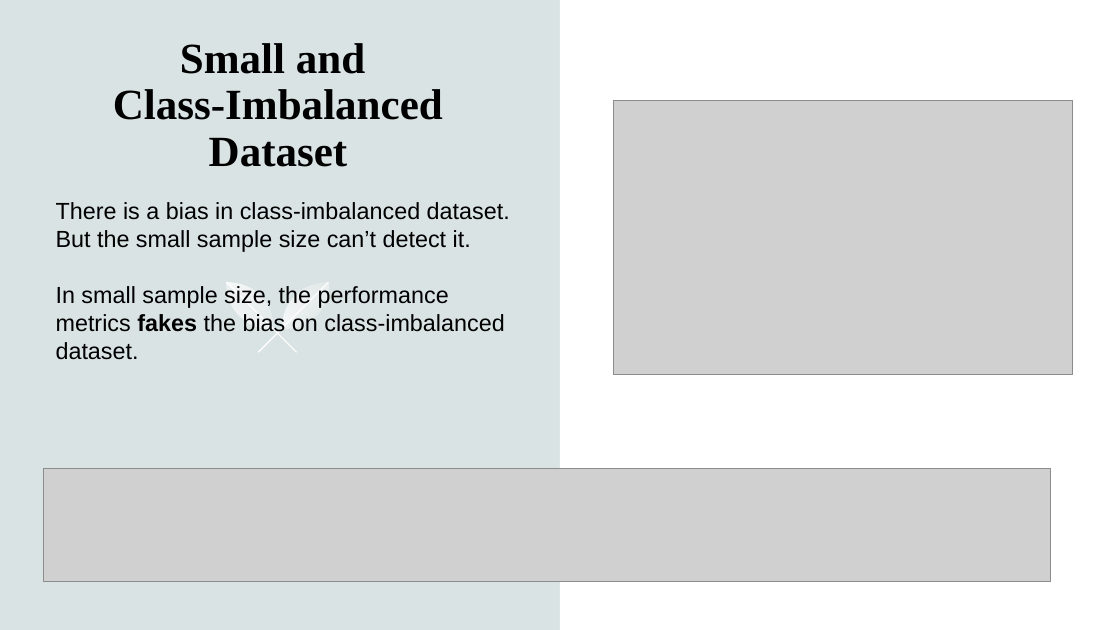
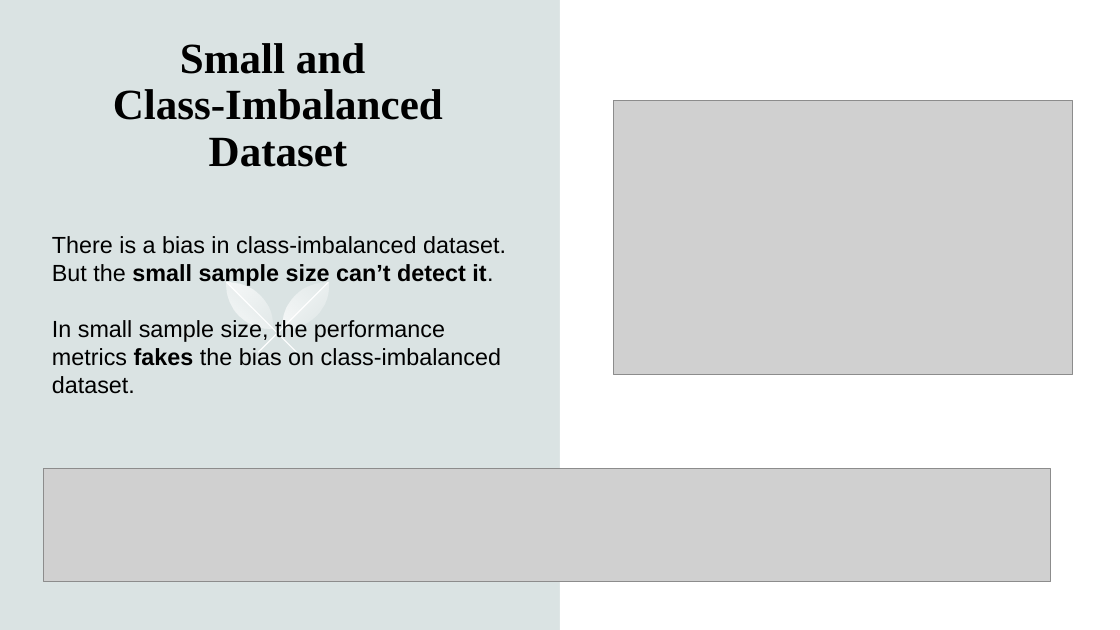
Before and after one commit to hennypurwadi/Imbalanced-or-Balanced-Dataset-Composition, a slide deck: slide 19 of 202370140_XAI_Presentation_1.pptx. Drawn at 1120x630 pixels with LibreOffice and Linux fonts; fonts in the diff are those of the drawing; grey boxes stand for pictures. Boxes give left, top, right and bottom in pixels: in the first picture for what was removed or moved away, otherwise in the second. Text is boxed around its words. In the diff, an @@ line names an element or a change of style, - is before the commit and + after.

```diff
--- a/202370140_XAI_Presentation_1.pptx
+++ b/202370140_XAI_Presentation_1.pptx
@@ text "There is a bias in ...": place and size @@
-text "There is a bias in ..." at box(56, 202, 510, 360)
+text "There is a bias in ..." at box(52, 236, 506, 394)
@@ text at box(52, 236, 506, 286): bold on in "small sample size can’t detect it." @@
```
Also in this commit, not shown: 4 other slides changed, 1 other file.
